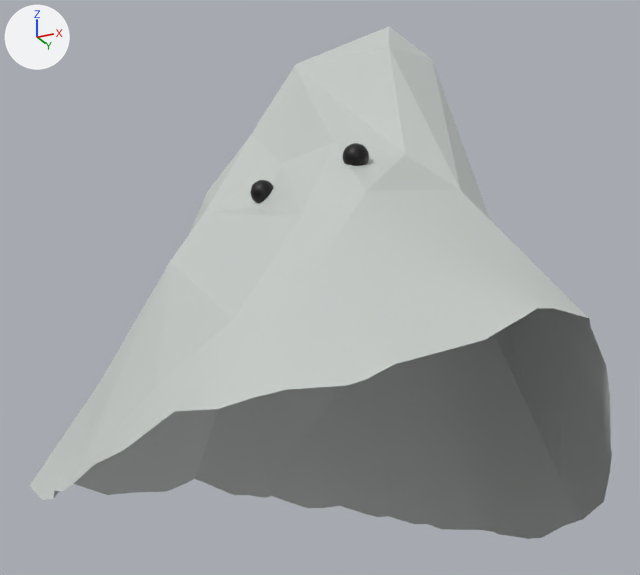
The FBX model Hiraeth/Assets/Models/SM_GiantHead.fbx as it was, and as the next commit left it.
Camera for both pictures: a 50 mm camera at (0.0974, -0.19, -0.0825) aimed at (0.0016, 0.0017, 0.0038). The axes (+X, +Y, +Z) are drawn at upper left. The lights are the same throughout. Where no turn or scale is listed for an object, it has been applied to the vertices.

In view in the first picture: 'GiantHeadMesh'.
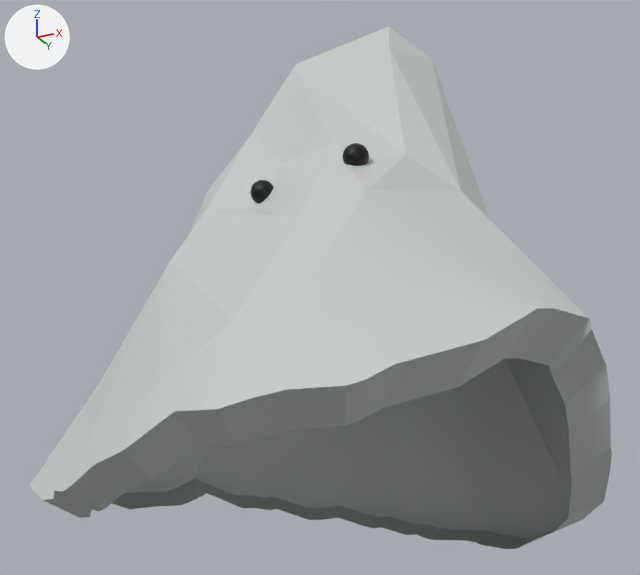
Pixel boxes (x1, y1, x2, y2) of what changed, in the pictures (640 x 575 px):
'GiantHeadMesh', reshaped: before (30, 27, 612, 539); after (30, 27, 612, 549)
part 1 of me_mesh, added: after (43, 308, 612, 549)

Diff of the bpy script that builds the scene:
```diff
--- a/Hiraeth/Assets/Models/SM_GiantHead.fbx.py
+++ b/Hiraeth/Assets/Models/SM_GiantHead.fbx.py
@@ me_mesh @@
 # used by ob_giantheadmesh; location = (0.0, 0.0, 0.0)
-me_mesh.from_pydata(...)  # 902 vertices, 1704 faces; spans x -0.0683..0.0737, y -0.0672..0.0696, z -0.0568..0.0724
+me_mesh.from_pydata(...)  # 992 vertices, 1794 faces; spans x -0.0683..0.0737, y -0.0672..0.0696, z -0.0597..0.0724
+# me_mesh part 1
+# 90 vertices are added at x -0.0594..0.0647, y -0.0586..0.061, z -0.0597..-0.0336
+# 90 new faces join them, mat_polyadventurematerial_01 (picture img_polyadventuretexture_01_png)
 me_mesh.materials.append(mat_polyadventurematerial_01)
```
